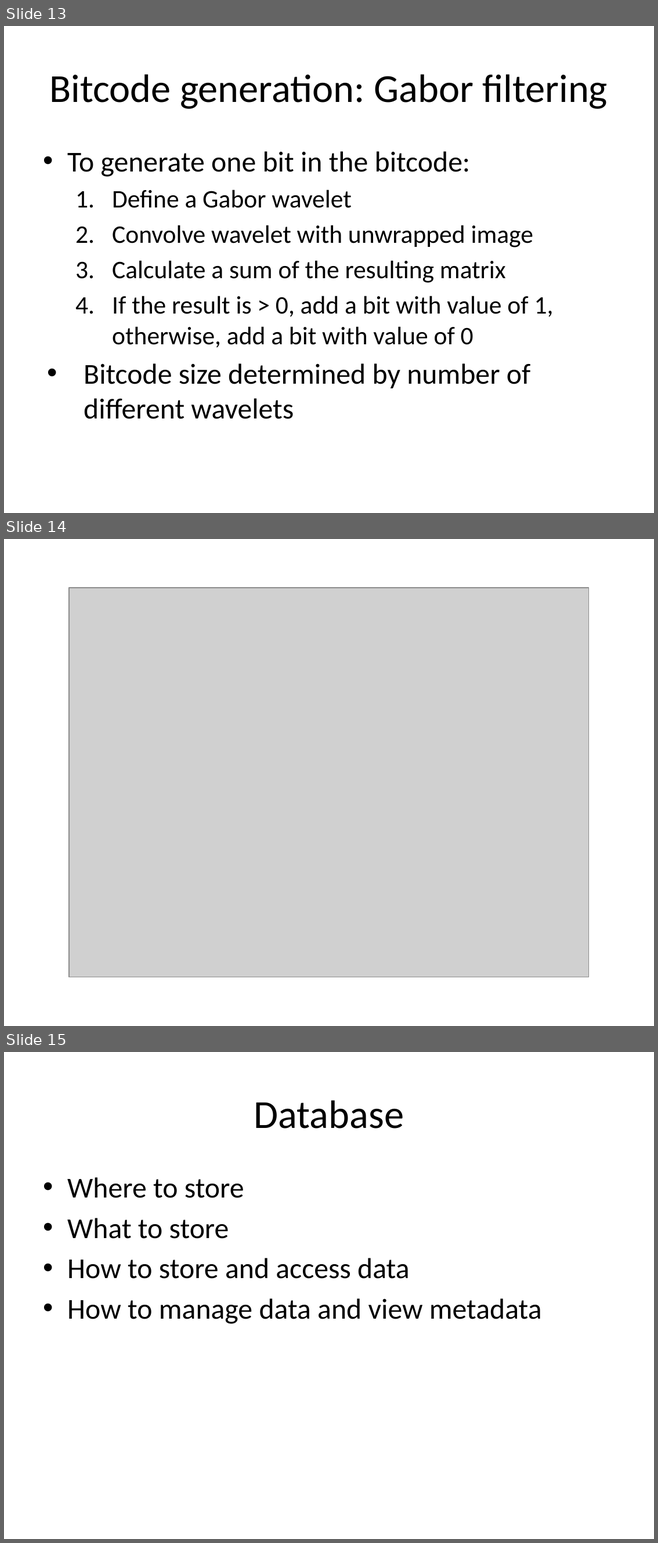
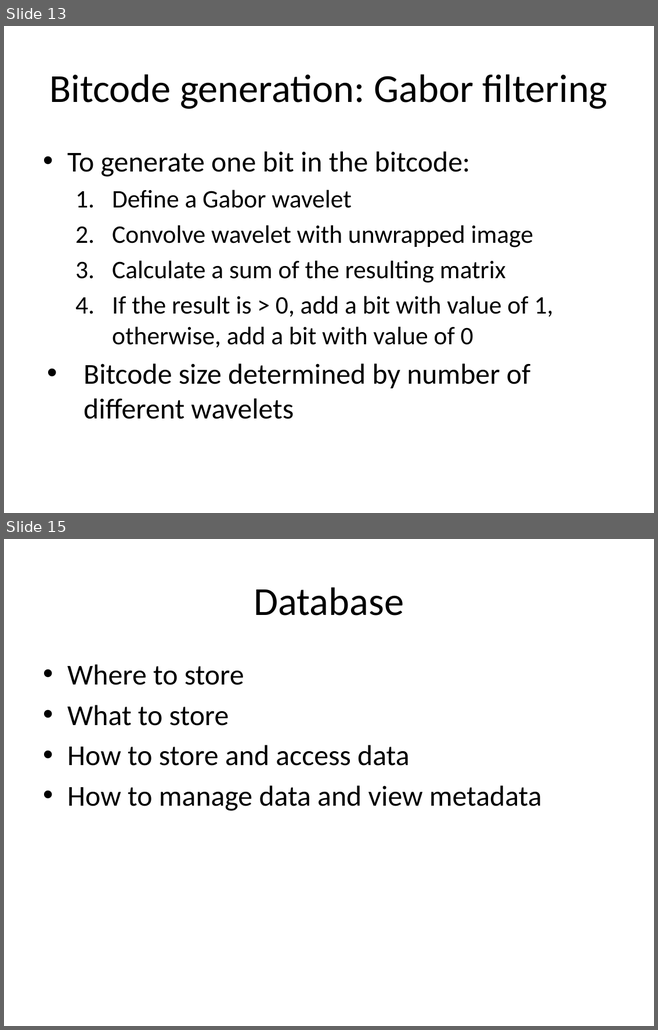
Before and after one commit to chetanadey77/irisrecognition09, a slide deck: Reports/Group_Presentation.pptx. Shown one above the other, each under a label of ours: slides 13, 14 and 15 before the commit, slides 13 and 15 after it; the slides between them are not shown. The pictures are 658x1543 and 658x1030 pixels, drawn with LibreOffice and Linux fonts; fonts in the diff are those of the drawing; grey boxes stand for pictures; background and template pictures are left out. Boxes give left, top, right and bottom in pixels: in the first picture for what was removed or moved away, otherwise in the second. Text is boxed around its words. In the diff, an @@ line names an element or a change of style, - is before the commit and + after.

```diff
--- a/Reports/Group_Presentation.pptx
+++ b/Reports/Group_Presentation.pptx
@@ slide 14 removed at [4, 539, 654, 1026], background picture (left out) @@
@@ picture removed at [69, 588, 589, 977] @@
@@ title removed at [120, 582, 537, 588] @@
-Bitcode generation: Video
```
Also in this commit, not shown: 1 slide added.
